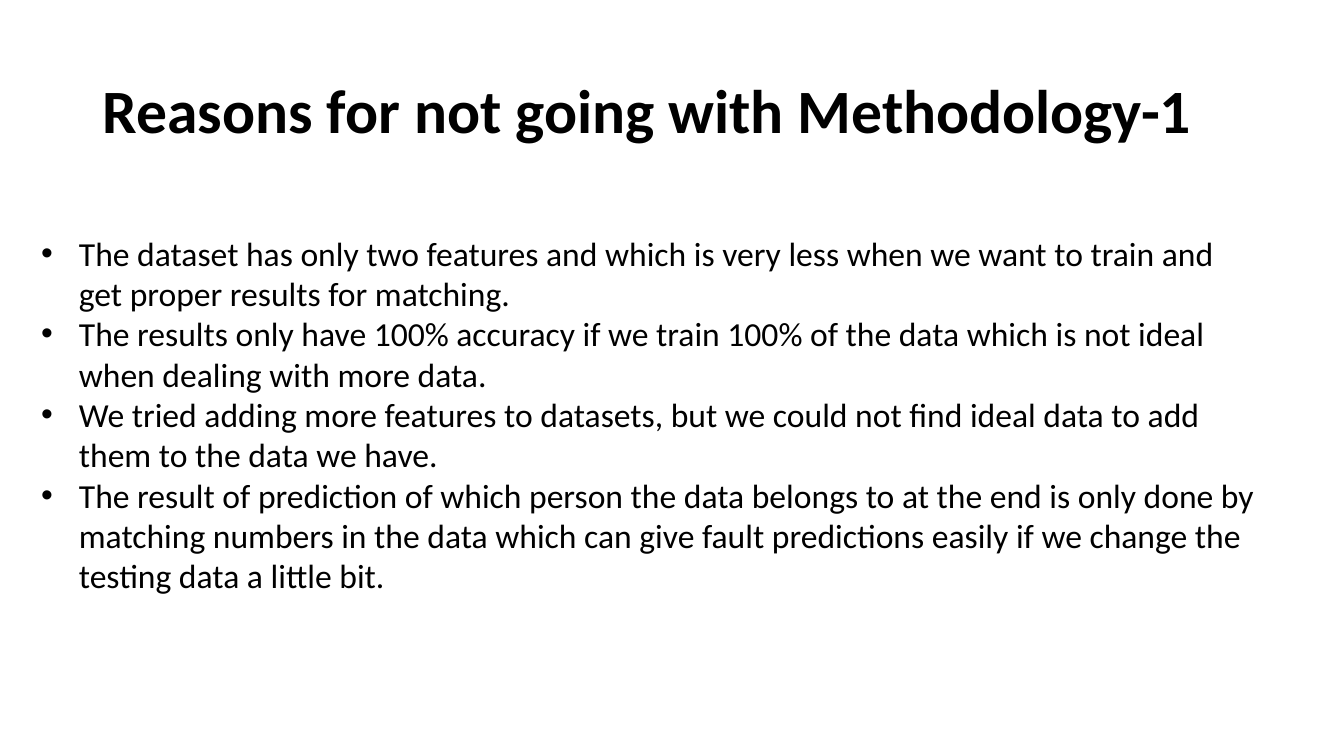
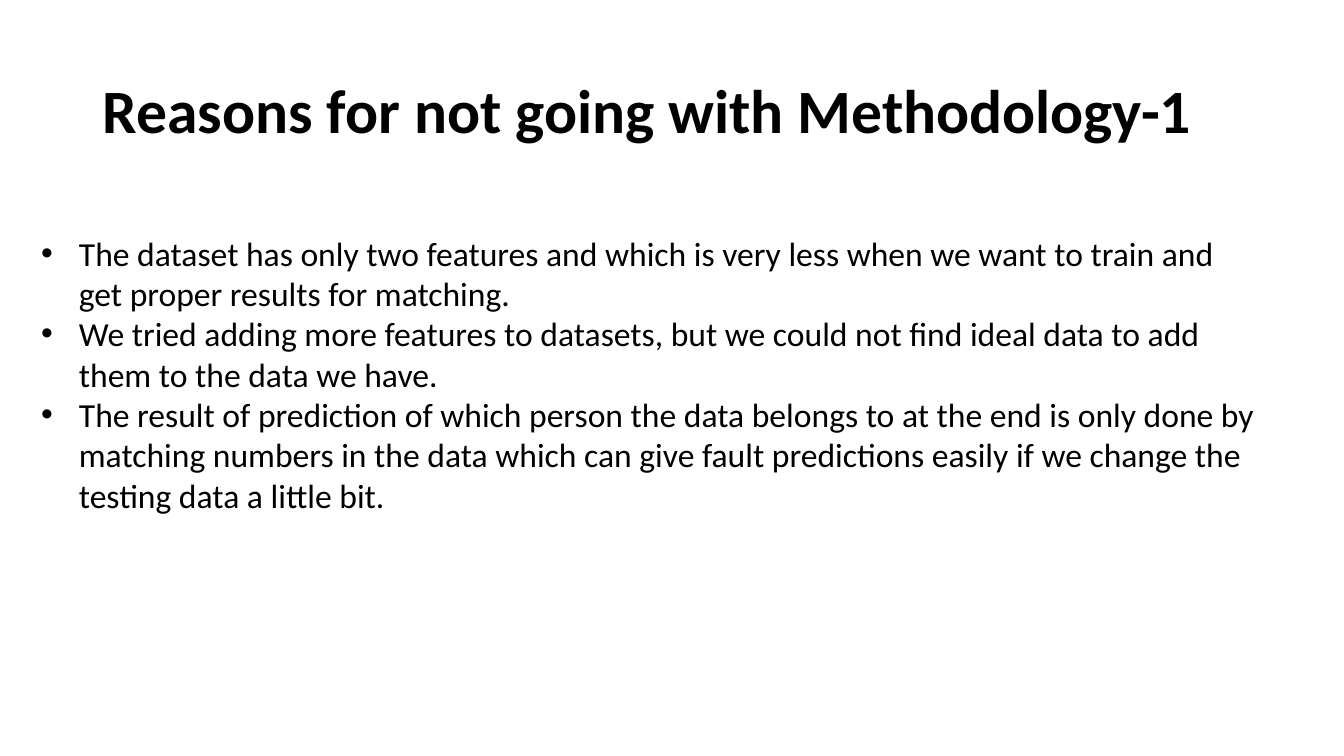
Before and after one commit to uma0441/TwoFactorAuthentication, a slide deck: slide 14 of Mid Term (1).pptx (slide 15 before the commit). Drawn at 1344x756 pixels with LibreOffice and Linux fonts; fonts in the diff are those of the drawing. Boxes give left, top, right and bottom in pixels: in the first picture for what was removed or moved away, otherwise in the second. Text is boxed around its words. In the diff, an @@ line names an element or a change of style, - is before the commit and + after.

```diff
--- a/Mid Term (1).pptx
+++ b/Mid Term (1).pptx
@@ text at (x1=79, y1=322, x2=1204, y2=393): paragraph removed @@
-• The results only have 100% accuracy if we train 100% of the data which is not ideal when dealing with more data.
```
Also in this commit, not shown: 4 other slides changed, 2 slides added, 3 slides removed, 1 other file.
